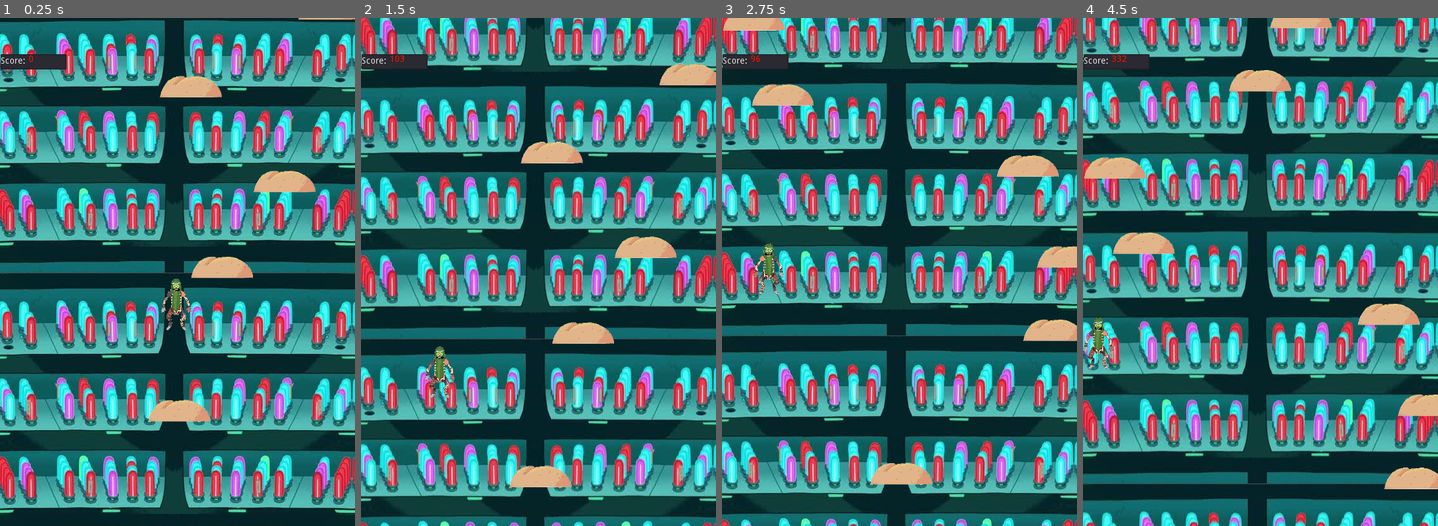
Above: before the commit, frames 1-4 (left to right).
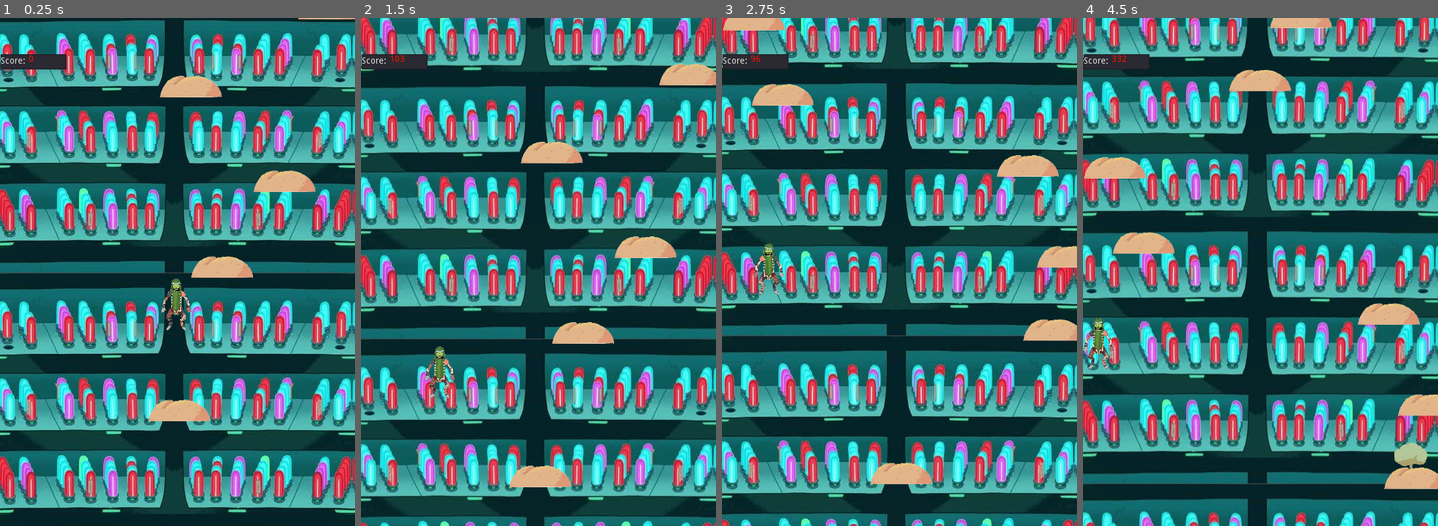
Above: after the commit, the same moments.

Repository: sirDemian/videoJuegos
Game: Godot game, scene res://Scenes/World.tscn
The game is run twice, just before and just after one commit, with the same random seed, the same clock (stepped at 60 frames per second) and the same inputs.
Inputs:
- Up to frame 1 (0.25 s): no input
- Up to frame 2 (1.5 s): hold Right (ui_right) from 0.53 s (still down)
- Up to frame 3 (2.75 s): release Right (ui_right) at 2.03 s; hold Left (ui_left) from 2.03 s (still down)
- Up to frame 4 (4.5 s): release Left (ui_left) at 4.28 s; hold Right (ui_right) from 4.28 s (still down)

The runs differ from the first frame. In frame 1, 0.2% of the frame differs, in the area x 41-100%, y 0-80%; in frame 2, 0.1%; in frame 3, 0.2%; in frame 4, 0.6%, in the area x 0-100%, y 0-93%.

Commit message:
gas animado

Diff:
--- a/pickleRickJumper/Scripts/BoingPlataform.gd
+++ b/pickleRickJumper/Scripts/BoingPlataform.gd
@@ -7,4 +7,8 @@
 	queue_free()
 
 func tirate_un_pedo():
-	print("pedo")
+	$AnimatedSprite.play("animacion")
+
+
+func sprite_base():
+	$AnimatedSprite.play("base")
--- a/pickleRickJumper/instance/BoingPlataform.tscn
+++ b/pickleRickJumper/instance/BoingPlataform.tscn
@@ -1,7 +1,8 @@
-[gd_scene load_steps=5 format=2]
+[gd_scene load_steps=7 format=2]
 
 [ext_resource path="res://Scripts/BoingPlataform.gd" type="Script" id=1]
 [ext_resource path="res://images/culito.png" type="Texture" id=2]
+[ext_resource path="res://images/culito_final.png" type="Texture" id=3]
 
 [sub_resource type="RectangleShape2D" id=1]
 
@@ -13,7 +14,21 @@
 custom_solver_bias = 0.0
 extents = Vector2( 24.6391, 14.8117 )
 
-[node name="StaticBody2D" type="StaticBody2D" groups=[
+[sub_resource type="SpriteFrames" id=3]
+
+animations = [ {
+"frames": [ ExtResource( 2 ) ],
+"loop": true,
+"name": "base",
+"speed": 5.0
+}, {
+"frames": [ ExtResource( 2 ), ExtResource( 3 ), ExtResource( 2 ) ],
+"loop": false,
+"name": "animacion",
+"speed": 6.0
+} ]
+
+[node name="StaticBody2D" type="StaticBody2D" index="0" groups=[
 "boing",
 ]]
 
@@ -33,21 +48,14 @@
 shape = SubResource( 1 )
 _sections_unfolded = [ "Transform" ]
 
-[node name="Sprite" type="Sprite" parent="." index="1"]
-
-position = Vector2( 13, -17 )
-scale = Vector2( 0.6, 0.6 )
-texture = ExtResource( 2 )
-_sections_unfolded = [ "Transform" ]
-
-[node name="VisibilityNotifier2D" type="VisibilityNotifier2D" parent="." index="2"]
+[node name="VisibilityNotifier2D" type="VisibilityNotifier2D" parent="." index="1"]
 
 position = Vector2( 2, 0 )
 scale = Vector2( 2.2, 1 )
 rect = Rect2( -10, -10, 20, 20 )
 _sections_unfolded = [ "Transform" ]
 
-[node name="Area2D" type="Area2D" parent="." index="3"]
+[node name="Area2D" type="Area2D" parent="." index="2"]
 
 position = Vector2( -1.07544, -20.7922 )
 input_pickable = true
@@ -64,4 +72,15 @@
 shape = SubResource( 2 )
 _sections_unfolded = [ "Transform" ]
 
+[node name="AnimatedSprite" type="AnimatedSprite" parent="." index="3"]
+
+position = Vector2( 12.9055, -17.2073 )
+scale = Vector2( 0.6, 0.6 )
+frames = SubResource( 3 )
+animation = "base"
+playing = true
+_sections_unfolded = [ "Transform" ]
+
 [connection signal="area_entered" from="Area2D" to="." method="flatulencia"]
+
+[connection signal="animation_finished" from="AnimatedSprite" to="." method="sprite_base"]
--- a/pickleRickJumper/instance/Player.tscn
+++ b/pickleRickJumper/instance/Player.tscn
@@ -8,7 +8,7 @@
 custom_solver_bias = 0.0
 extents = Vector2( 29.7878, 6.37225 )
 
-[node name="PickleRick" type="KinematicBody2D" index="0"]
+[node name="PickleRick" type="KinematicBody2D"]
 
 input_pickable = false
 collision_layer = 1
Binary file added: pickleRickJumper/images/culito_final.png
Not shown, added: pickleRickJumper/images/culito_final.png.import
